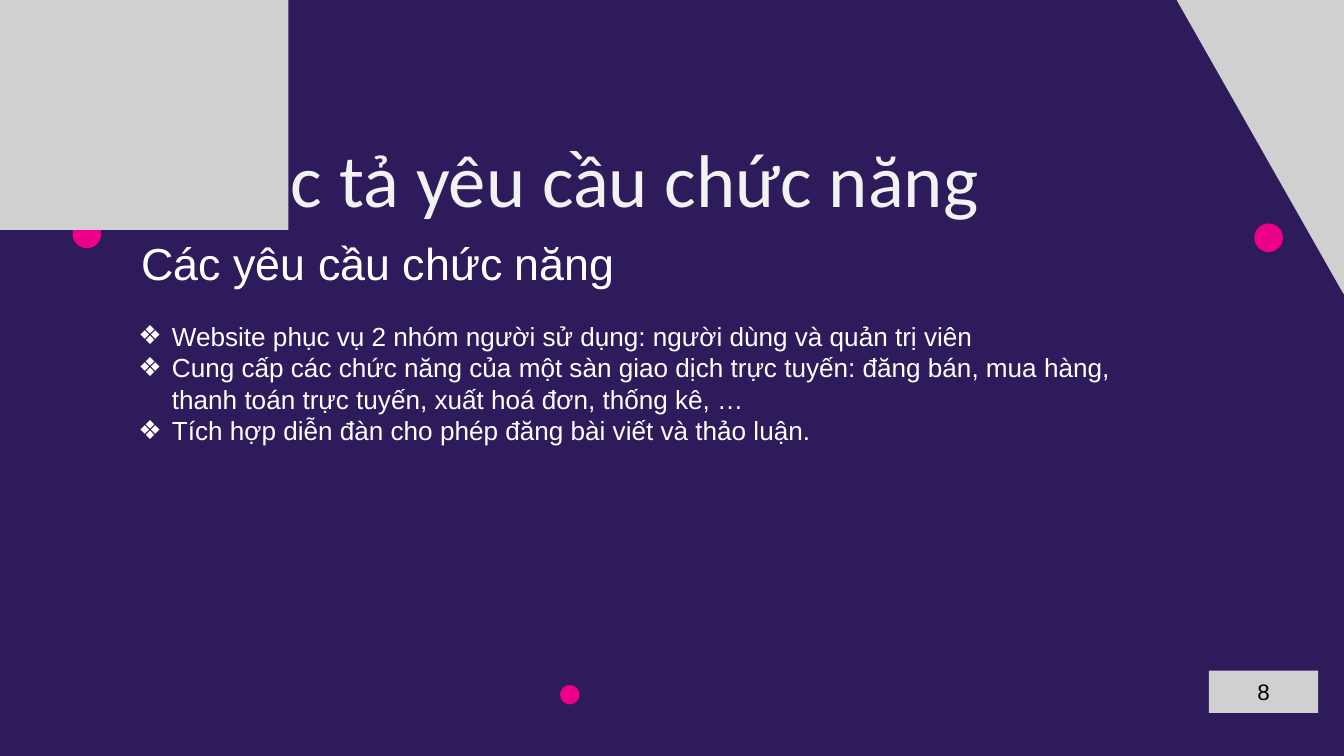
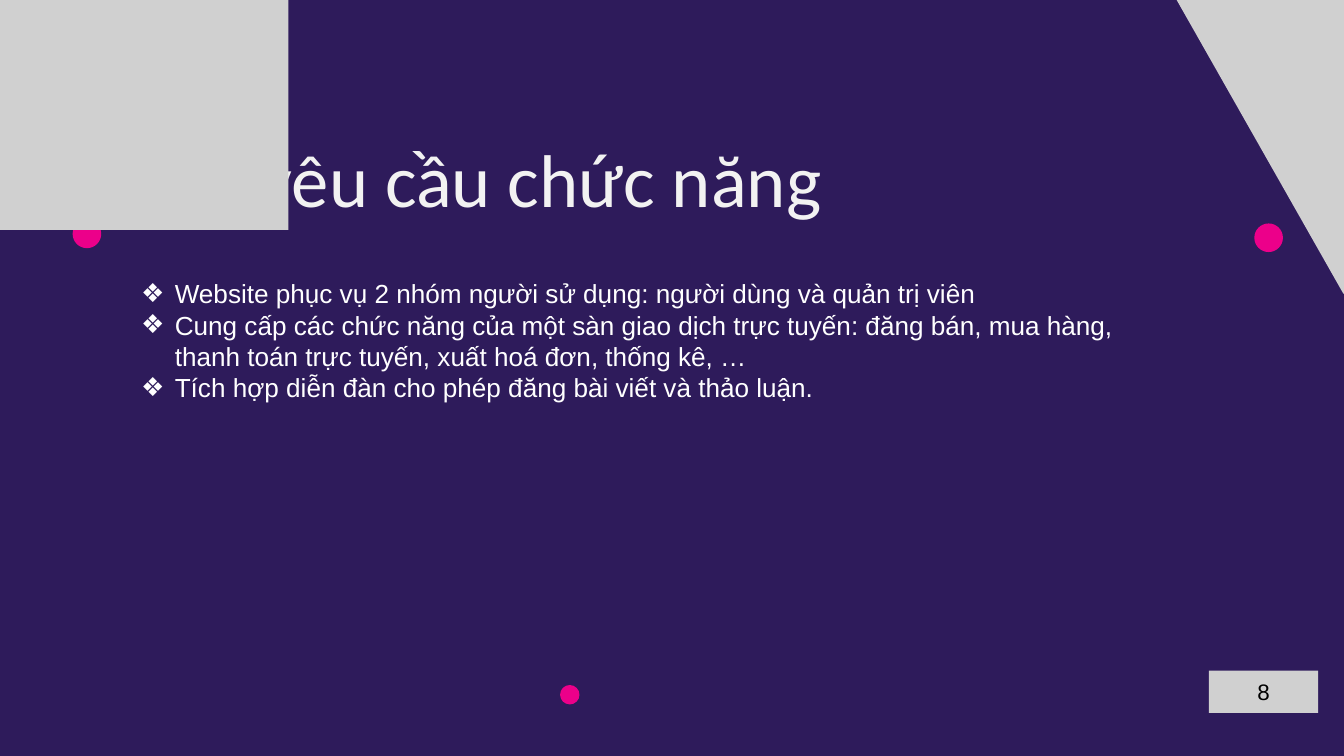
Before and after one commit to B2012257/lvtn_indieGameForum, a slide deck: slide 8 of docs/gameIndiePPT.pptx. Drawn at 1344x756 pixels with LibreOffice and Linux fonts; fonts in the diff are those of the drawing; grey boxes stand for pictures. Boxes give left, top, right and bottom in pixels: in the first picture for what was removed or moved away, otherwise in the second. Text is boxed around its words. In the diff, an @@ line names an element or a change of style, - is before the commit and + after.

```diff
--- a/docs/gameIndiePPT.pptx
+++ b/docs/gameIndiePPT.pptx
@@ text at [259,145,821,224]: text changed @@
-2. Đặc tả yêu cầu chức năng
+Các yêu cầu chức năng
@@ text removed at [141,245,615,289] @@
-Các yêu cầu chức năng
@@ text "Website phục vụ 2 nhóm ...": place and size @@
-text "Website phục vụ 2 nhóm ..." at [172,326,1109,446]
+text "Website phục vụ 2 nhóm ..." at [175,283,1112,403]
```
Also in this commit, not shown: 10 other slides changed, 18 other files.
